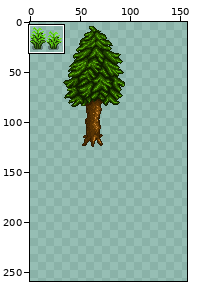
Two states of a sprite sheet, plants.png. The first picture is a wide view before the edit; the outline marks the close-up.
Close-up. Before the edit:
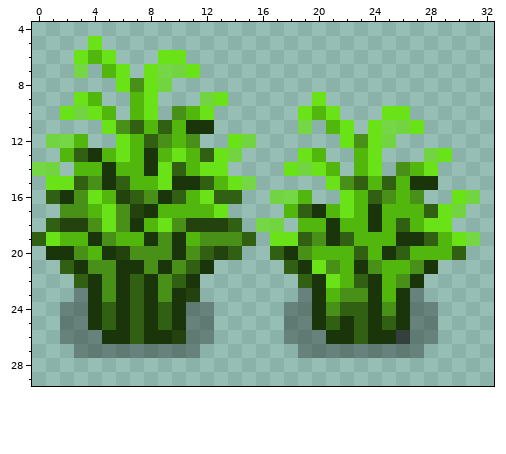
The file is 320x320 pixels. Pixels under 10% opacity are left out. Colours within 5 levels of each other are drawn and written as one. Shown: x 0..32, y 4..29. The wide view leaves out empty margins. The commit also changed other parts of the picture, which this record leaves out.
And afterwards:
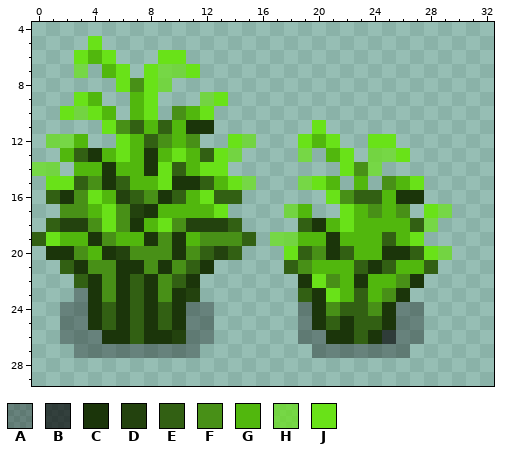
Palette (. is transparent): A #00000050  B #000000a9  C #1b350a  D #23420e  E #326013  F #489017  G #51b70d  H #69e218b4  J #69e218
The exact change:
y 9: x 20 J -> .
y 10: x 19..21 JGJ -> ...; x 25..26 JJ -> ..
y 11: x 19..22 H.GJ -> .J..; x 24..27 JHHJ -> ....
y 12: x 19..23 ...JF -> JGJ..; x 25 H -> J
y 13: x 19..26 JG..GJ.. -> H.GJ.HHJ; x 28..29 HJ -> ..
y 14: x 18..24 JHJG.GJ -> ....JFH; x 26..28 FGJ -> ...
y 15: x 19..25 ..JFEGE -> HJG.G.F; x 27..28 CC -> J.
y 16: x 17..19 HHG -> ...; x 21..23 .JG -> JFE; x 25..27 FGF -> GCC; x 30..31 JH -> ..
y 17: x 18..21 GECG -> HG..; x 24 C -> F; x 26..30 GGEJH -> F.JH.
y 18: x 16..17 HH -> ..; x 19..22 GGCG -> ECGJ; x 24 C -> G; x 26..29 EGJJ -> GEH.
y 19: x 17..20 JJEF -> HHGG; x 22 E -> G; x 25..31 GCCEGJH -> EGJ....
y 20: x 17..23 ECFGGGE -> .JEFCEG; x 26..30 EGGGE -> CEJH.
y 21: x 19..21 CJF -> FGG; x 23..25 CFG -> ECE; x 27..28 FC -> GE
y 22: x 19..21 ECJ -> CJF; x 23..24 EC -> CG
y 23: x 19 A -> E; x 21..25 GFFCG -> JGEGF; x 27 A -> .
y 24: x 18 A -> .; x 24..26 CFC -> FCA; x 28 A -> .
y 25: x 18 A -> .; x 24..26 CEC -> ECA; x 28 A -> .
y 26: x 18 A -> .; x 25..26 CB -> BA; x 28 A -> .
y 27: x 19 A -> .; x 27 A -> .
